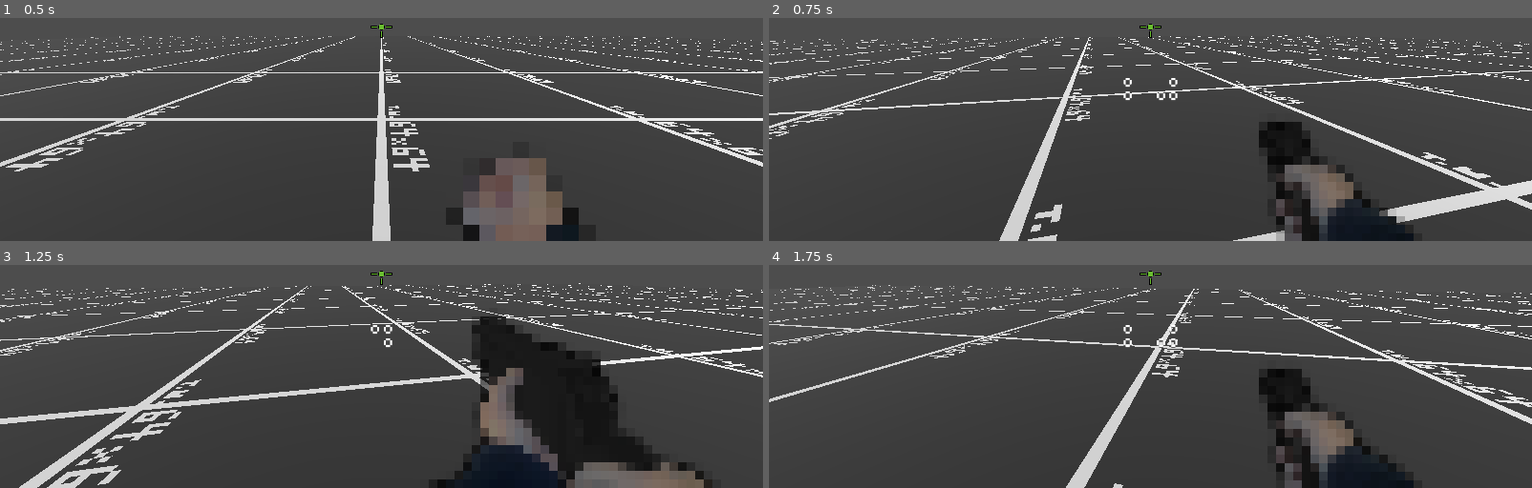
Above: before the commit, frames 1-4 (two rows, left to right).
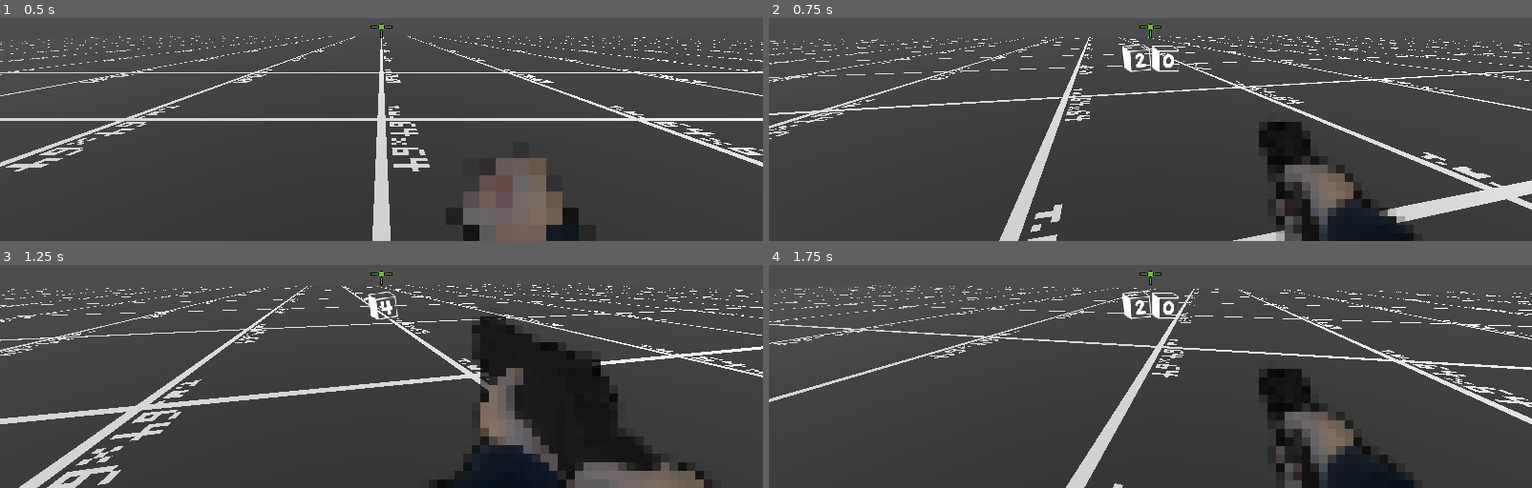
Above: after the commit, the same moments.

Repository: teeraritw/Jonahs_Chill_World
Game: Godot game, scene res://Game.tscn
The game is run twice, just before and just after one commit, with the same random seed, the same clock (stepped at 60 frames per second) and the same inputs.
Inputs (mouse positions are in pixels of both pictures, inside the frame that each line leads up to):
- Up to frame 1 (0.5 s): no input
- Up to frame 2 (0.75 s): tap Enter at 0.5 s; move the mouse to (1188, 24) at 0.52 s; hold W (forward) from 0.53 s (still down); tap 2 (pistol) at 0.6 s
- Up to frame 3 (1.25 s): keep holding W (forward); tap 3 (shotgun) at 0.8 s
- Up to frame 4 (1.75 s): keep holding W (forward); move the mouse to (1112, 276) at 1.27 s; tap 3 (shotgun) at 1.35 s; tap 2 (pistol) at 1.55 s

Frame 1 is identical in both runs. In frame 2, 0.6% of the frame differs, in the area x 46-54%, y 11-37%; in frame 3, 0.3%; in frame 4, 0.6%, in the area x 46-54%, y 11-38%.

Commit message:
added pistol pickup

Diff:
--- /dev/null
+++ b/Area3D.gd
@@ -0,0 +1,8 @@
+extends Area3D
+
+const AMMO_INCREASE = 10
+
+func _on_body_entered(body):
+	if body.name == "Player":
+		body.ammo_list["Pistol"] = body.ammo_list["Pistol"] + AMMO_INCREASE
+		self.queue_free()
--- /dev/null
+++ b/PistolPickup.tscn
@@ -0,0 +1,20 @@
+[gd_scene load_steps=4 format=3 uid="uid://c603qwp3v46le"]
+
+[ext_resource type="Script" path="res://Area3D.gd" id="1_8p8ap"]
+[ext_resource type="Texture2D" uid="uid://b4gvx7fklmneh" path="res://Assets/Pickup/hotdog.png" id="2_mtg50"]
+
+[sub_resource type="BoxShape3D" id="BoxShape3D_3mhkg"]
+
+[node name="PistolPickup" type="Area3D"]
+script = ExtResource("1_8p8ap")
+
+[node name="CollisionShape3D" type="CollisionShape3D" parent="."]
+shape = SubResource("BoxShape3D_3mhkg")
+
+[node name="Sprite3D" type="Sprite3D" parent="."]
+pixel_size = 0.02
+billboard = 2
+texture_filter = 0
+texture = ExtResource("2_mtg50")
+
+[connection signal="body_entered" from="." to="." method="_on_body_entered"]
--- a/Player.tscn
+++ b/Player.tscn
@@ -7,7 +7,7 @@
 [ext_resource type="Texture2D" uid="uid://bxmavg3h1lul3" path="res://Assets/UI/Weapons/punch.png" id="4_t03ix"]
 [ext_resource type="AudioStream" uid="uid://ec12haohtfkl" path="res://Assets/SFX/pistol_shot.wav" id="4_vyb4d"]
 [ext_resource type="AudioStream" uid="uid://buje6dk5apb02" path="res://Assets/SFX/footsteps.wav" id="5_pp63u"]
-[ext_resource type="FontFile" uid="uid://c244fpo26s1b3" path="res://Assets/Fonts/braille_pixel_hc.otf" id="6_mxof0"]
+[ext_resource type="FontFile" uid="uid://cbtbixof3p2x2" path="res://Assets/Fonts/K26ToyBlocks123.ttf" id="6_2h5i1"]
 
 [sub_resource type="CapsuleShape3D" id="CapsuleShape3D_q5wip"]
 
@@ -185,22 +185,19 @@
 
 [node name="AmmoAmount" type="Label" parent="CanvasLayer/Ammo"]
 layout_mode = 1
-anchors_preset = 8
-anchor_left = 0.5
-anchor_top = 0.5
-anchor_right = 0.5
-anchor_bottom = 0.5
-offset_left = -56.0
-offset_top = 77.5
-offset_right = 56.0
-offset_bottom = 140.5
+anchors_preset = 5
+anchor_left = 0.5
+anchor_right = 0.5
+offset_left = -144.0
+offset_top = 24.0
+offset_right = 148.0
+offset_bottom = 91.0
 grow_horizontal = 2
-grow_vertical = 2
 theme_override_colors/font_shadow_color = Color(0.333333, 0.333333, 0.333333, 1)
 theme_override_constants/shadow_offset_x = 0
 theme_override_constants/shadow_offset_y = 2
 theme_override_constants/shadow_outline_size = 0
-theme_override_fonts/font = ExtResource("6_mxof0")
+theme_override_fonts/font = ExtResource("6_2h5i1")
 theme_override_font_sizes/font_size = 50
 text = "1000"
 horizontal_alignment = 1
--- a/Scripts/Entity.gd
+++ b/Scripts/Entity.gd
@@ -1,6 +1,10 @@
 extends CharacterBody3D
 
 var health_pickup = load("res://HealthPickup.tscn")
+var shotgun_pickup = load("res://ShotgunPickup.tscn")
+var pistol_pickup = load("res://PistolPickup.tscn")
+
+var PICK_UPS = [health_pickup, shotgun_pickup, pistol_pickup, null]
 
 const INIT_MOVESPD = 5.0
 var move_speed = INIT_MOVESPD
@@ -23,4 +27,14 @@
 func die(collision_shape: CollisionShape3D, anim_player: AnimationPlayer, anim_name: String):
 	collision_shape.disabled = true
 	anim_player.play(anim_name)
-	self.add_child(health_pickup.instantiate())
+	var can_drop = randi_range(0,1)
+	if can_drop == 0:
+		return
+	var pick_up = PICK_UPS[randi_range(0,PICK_UPS.size()-1)]
+	if pick_up == null:
+		return
+	else:
+		drop_pickup(pick_up)
+
+func drop_pickup(pickup):
+	self.add_child(pickup.instantiate())
--- /dev/null
+++ b/ShotgunPickup.gd
@@ -0,0 +1,12 @@
+extends Area3D
+
+const AMMO_INCREASE = 5
+
+# Called when the node enters the scene tree for the first time.
+func _ready():
+	pass # Replace with function body.
+
+func _on_body_entered(body):
+	if body.name == "Player":
+		body.ammo_list["Shotgun"] = body.ammo_list["Shotgun"] + AMMO_INCREASE
+		self.queue_free()
--- a/ShotgunPickup.tscn
+++ b/ShotgunPickup.tscn
@@ -1,16 +1,20 @@
-[gd_scene load_steps=3 format=3 uid="uid://4ctytcj5ayj2"]
+[gd_scene load_steps=4 format=3 uid="uid://4ctytcj5ayj2"]
 
+[ext_resource type="Script" path="res://ShotgunPickup.gd" id="1_k0xbu"]
 [ext_resource type="Texture2D" uid="uid://d00l728dqp8md" path="res://Assets/Pickup/shotgun.png" id="1_xk7an"]
 
 [sub_resource type="BoxShape3D" id="BoxShape3D_yb30v"]
 
 [node name="ShotgunPickup" type="Area3D"]
+script = ExtResource("1_k0xbu")
 
 [node name="CollisionShape3D" type="CollisionShape3D" parent="."]
 shape = SubResource("BoxShape3D_yb30v")
 
 [node name="Sprite3D" type="Sprite3D" parent="."]
-pixel_size = 0.03
+pixel_size = 0.06
 billboard = 2
 texture_filter = 0
 texture = ExtResource("1_xk7an")
+
+[connection signal="body_entered" from="." to="." method="_on_body_entered"]
Binary file added: Assets/Fonts/K26ToyBlocks123.ttf
Not shown, changed: Assets/Fonts/K26ToyBlocks123.ttf.import
Binary file removed: Assets/Fonts/braille_pixel_hc.otf
Binary file added: Assets/Pickup/hotdog.png
Not shown, changed: Assets/Pickup/hotdog.png.import
